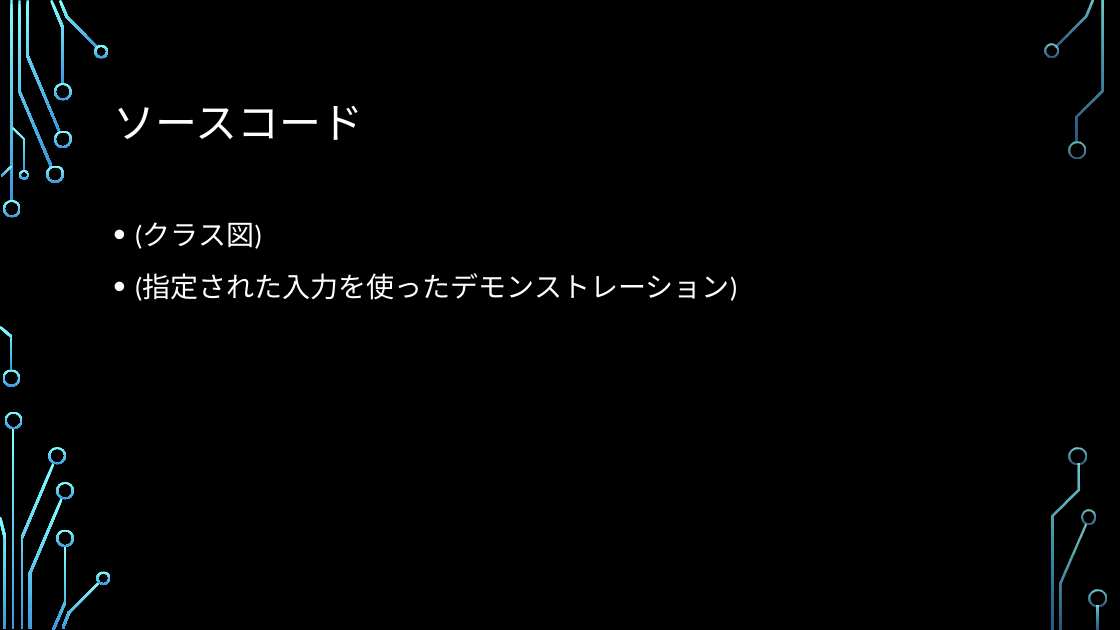
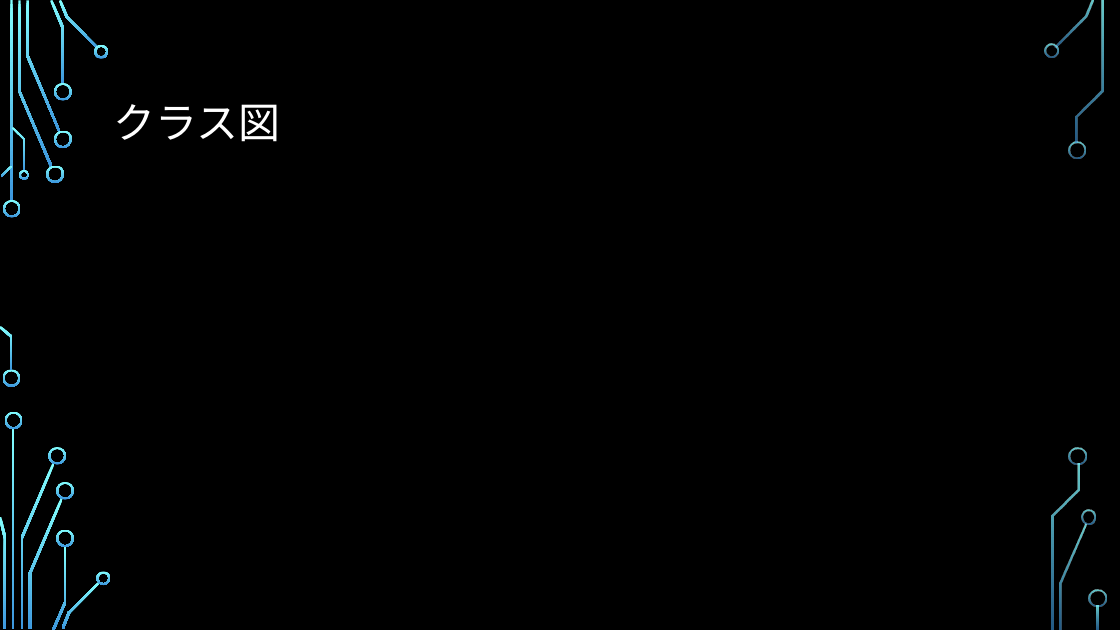
Before and after one commit to ie03-aizu-2019/ie03project-skys, a slide deck: slide 12 of Reports/Midterm.pptx. Drawn at 1120x630 pixels with LibreOffice and Linux fonts; fonts in the diff are those of the drawing; background and template pictures are left out. Boxes give left, top, right and bottom in pixels: in the first picture for what was removed or moved away, otherwise in the second. Text is boxed around its words. In the diff, an @@ line names an element or a change of style, - is before the commit and + after.

```diff
--- a/Reports/Midterm.pptx
+++ b/Reports/Midterm.pptx
@@ title at (x1=113, y1=104, x2=280, y2=142): text changed @@
-ソースコード
+クラス図
@@ text removed at (x1=134, y1=222, x2=738, y2=301) @@
-• (クラス図)
-• (指定された入力を使ったデモンストレーション)
```
Also in this commit, not shown: 10 other slides changed, 1 slide removed, 2 other files.
